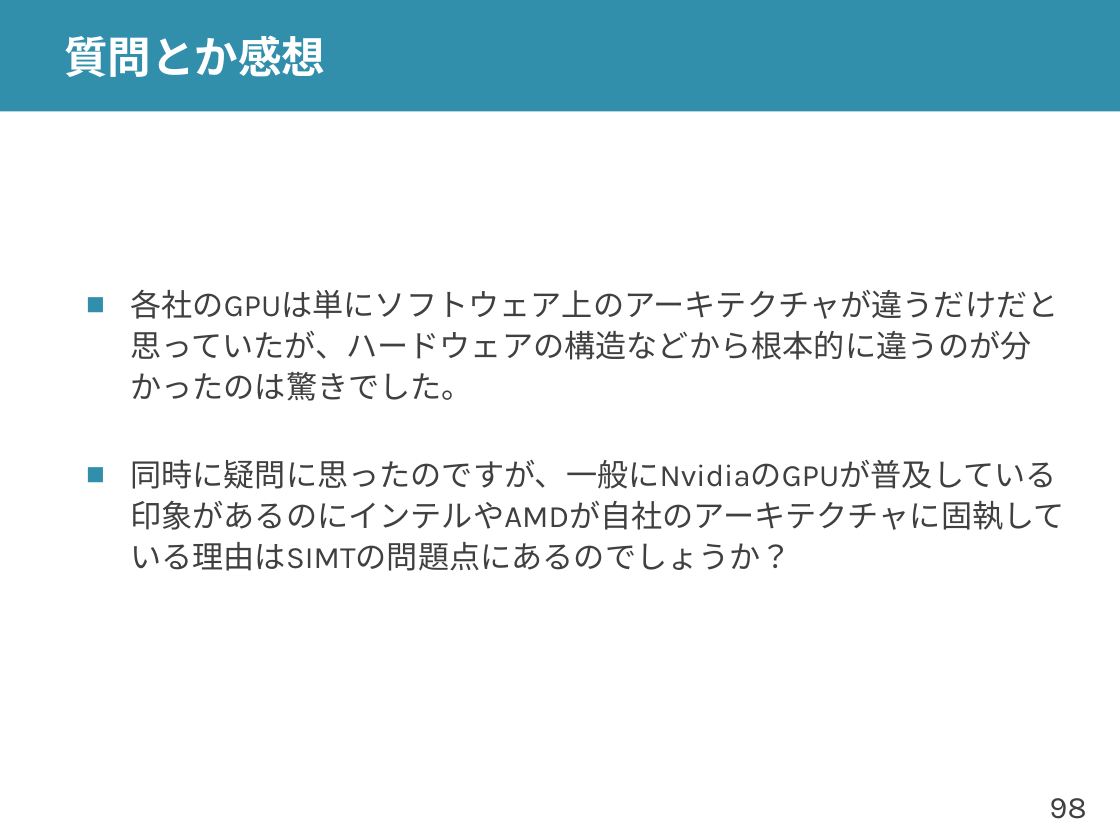
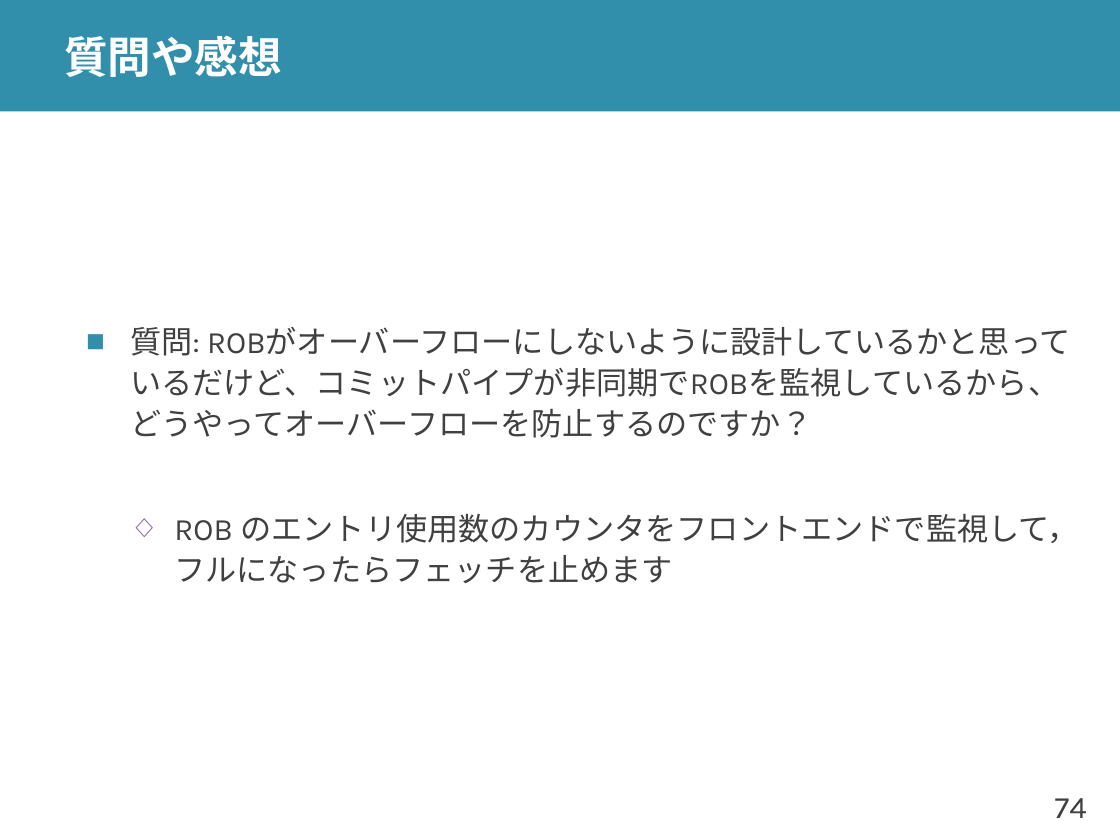
Before and after one commit to shioyadan/advanced-computer-organization, a slide deck: slide 74 of aco-shioya-12.pptx (slide 98 before the commit). Drawn at 1120x840 pixels with LibreOffice and Linux fonts; fonts in the diff are those of the drawing. Boxes give left, top, right and bottom in pixels: in the first picture for what was removed or moved away, otherwise in the second. Text is boxed around its words. In the diff, an @@ line names an element or a change of style, - is before the commit and + after.

Commit message:
回数の順序などを変更

```diff
--- a/aco-shioya-12.pptx
+++ b/aco-shioya-12.pptx
@@ title at (64,35,282,77): text changed @@
-質問とか感想
+質問や感想
@@ text at (130,327,1079,583): text changed @@
-■ 各社のGPUは単にソフトウェア上のアーキテクチャが違うだけだと思っていたが、ハードウェアの構造などから根本的に違うのが分かったのは驚きでした。
-■ 同時に疑問に思ったのですが、一般にNvidiaのGPUが普及している印象があるのにインテルやAMDが自社のアーキテクチャに固執している理由はSIMTの問題点にあるのでしょうか？
+■ 質問: ROBがオーバーフローにしないように設計しているかと思っているだけど、コミットパイプが非同期でROBを監視しているから、どうやってオーバーフローを防止するのですか？
+  ◇ ROB のエントリ使用数のカウンタをフロントエンドで監視して，フルになったらフェッチを止めます
@@ page number at (1055,798,1087,818): text changed @@
-98
+74
```
Also in this commit, not shown: 26 other slides changed, 43 slides added, 74 slides removed, 8 other files.
